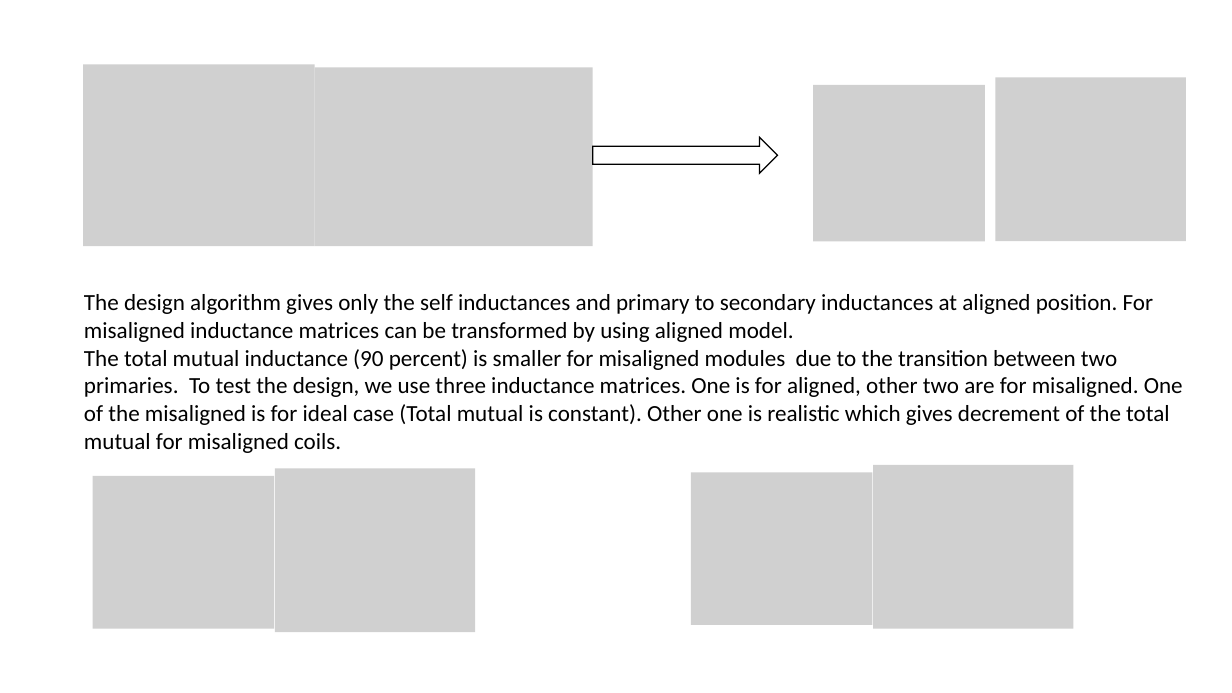
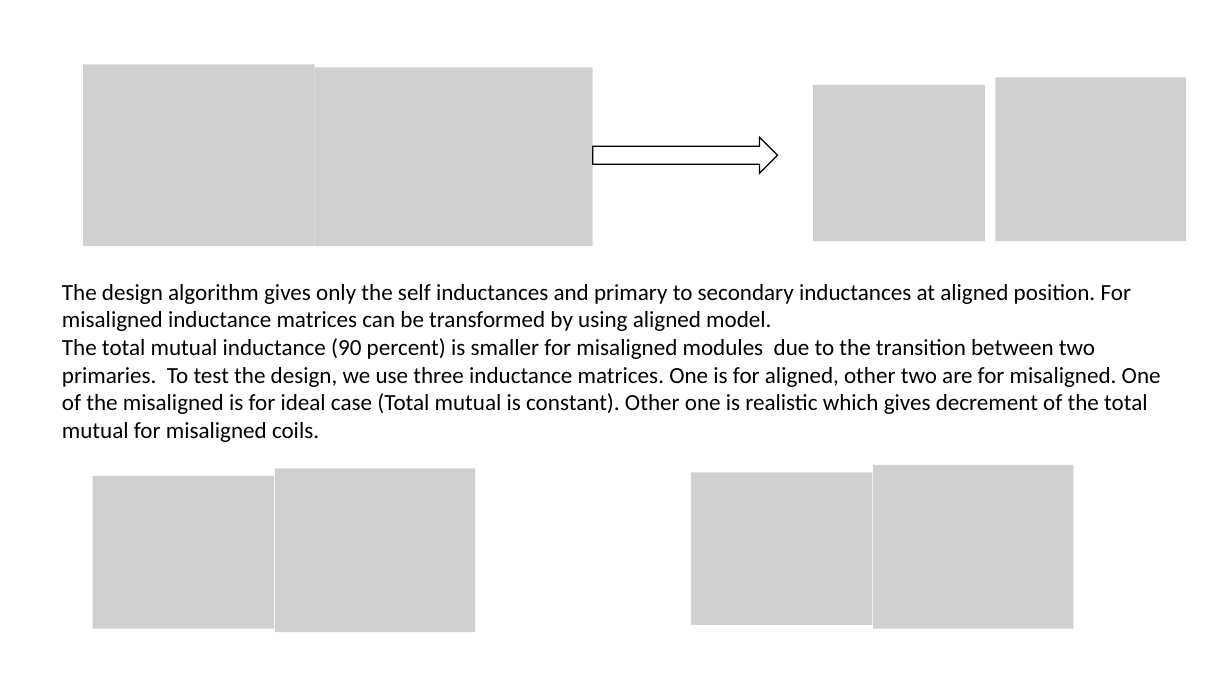
Before and after one commit to EnesAyaz/Studies, a slide deck: slide 4 of Reports/WPT/Coupling_Analytical_Design.pptx. Drawn at 1232x693 pixels with LibreOffice and Linux fonts; fonts in the diff are those of the drawing; grey boxes stand for pictures. Boxes give left, top, right and bottom in pixels: in the first picture for what was removed or moved away, otherwise in the second. Text is boxed around its words. In the diff, an @@ line names an element or a change of style, - is before the commit and + after.

```diff
--- a/Reports/WPT/Coupling_Analytical_Design.pptx
+++ b/Reports/WPT/Coupling_Analytical_Design.pptx
@@ text "The design algorithm gives only ...": place and size @@
-text "The design algorithm gives only ..." at (84, 294, 1183, 453)
+text "The design algorithm gives only ..." at (62, 284, 1161, 442)
```
Also in this commit, not shown: 3 other files.
